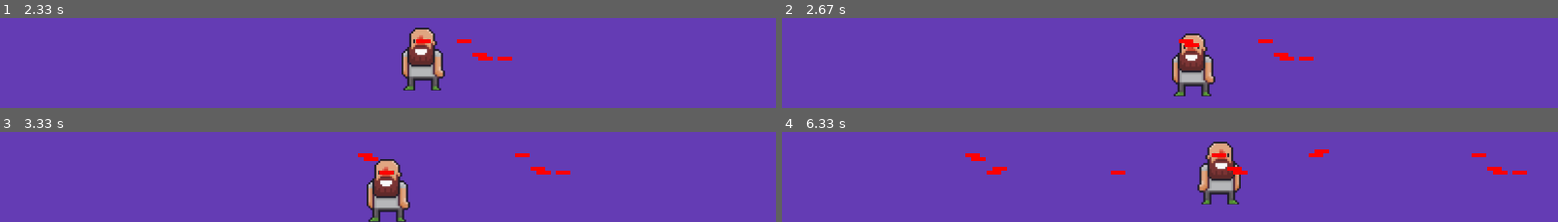
Above: before the commit, frames 1-4 (two rows, left to right).
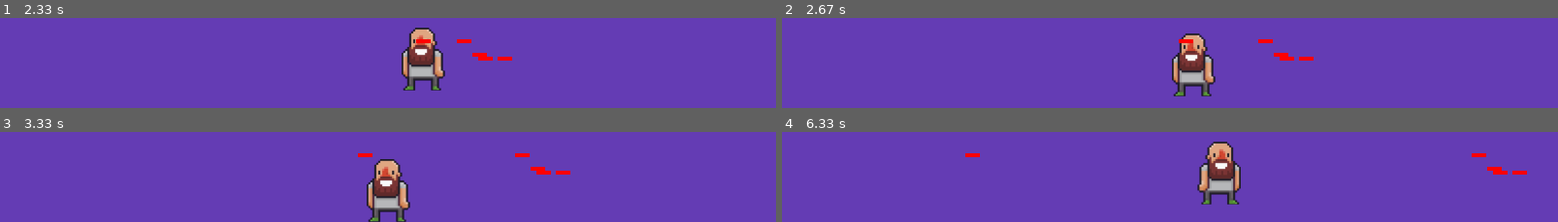
Above: after the commit, the same moments.

Repository: Serpentruno/PyGame_Test
Game: pygame game, started from main.py
Same seed, same stepped clock (60 frames per second), same inputs: the game is played once before the commit and once after it.
Inputs:
- Up to frame 1 (2.33 s): tap Space at 0.33, 0.73, 1.03, 1.23, 1.57, 1.87, 2.07 s; hold Right 0.67-1.13 s; hold Up 1.17-1.47 s; hold Right 1.5-1.97 s; hold Left from 2 s (still down)
- Up to frame 2 (2.67 s): tap Space at 2.37, 2.63 s; release Left at 2.53 s; hold Down from 2.57 s (still down)
- Up to frame 3 (3.33 s): release Down at 2.87 s; hold Left 2.9-3.3 s; tap Space at 2.97, 3.27 s
- Up to frame 4 (6.33 s): hold Up 3.33-3.7 s; tap Space at 3.4, 3.8, 4.1, 4.47, 4.87, 5.17, 5.37, 5.67, 5.87, 6.2 s; hold Right 3.73-4.37 s; hold Down 4.4-4.77 s; hold Left 4.8-5.27 s; hold Right 5.3-5.77 s; hold Up 5.8-6.1 s; hold Right from 6.13 s (still down)

Frame 1 is identical in both runs. In frame 2, less than 0.1% of the frame differs, in the area x 51-54%, y 27-33%; in frame 3, 0.2%; in frame 4, 0.7%, in the area x 24-71%, y 19-48%.

Commit message:
Limitar cantidad de lasers

Diff:
--- a/main.py
+++ b/main.py
@@ -1,5 +1,4 @@
 import pygame
-import random
 import sys
 
 from player import Player
@@ -29,6 +28,7 @@
         self.color_laser = (255,0,0)
         self.player = Player(self)
         self.lasers = pygame.sprite.Group()
+        self.total_lasers = 8
 
     def run_game(self):
         while not game_Over:
@@ -82,8 +82,10 @@
             pygame.display.flip()
 
     def fire_laser(self):
-        new_laser = Laser(self)
-        self.lasers.add(new_laser)
+        if self.total_lasers != 0:
+            new_laser = Laser(self)
+            self.lasers.add(new_laser)
+            self.total_lasers = self.total_lasers - 1
 if __name__ == "__main__":
     a = Juego()
     a.run_game()
